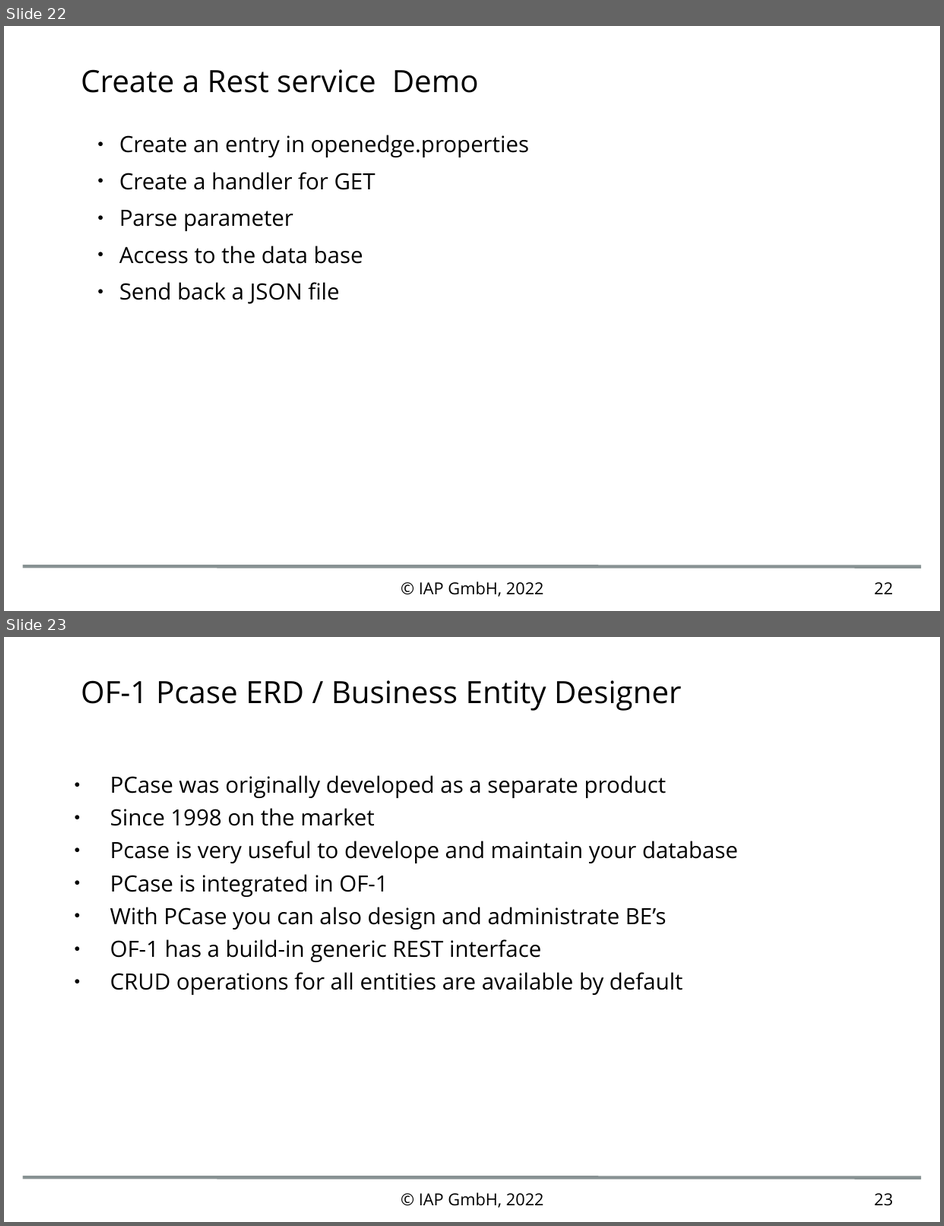
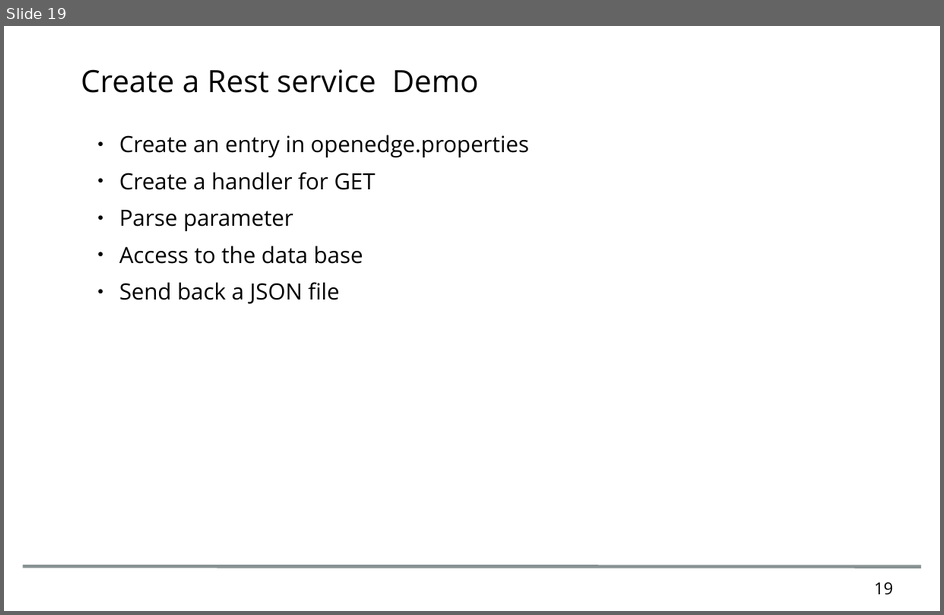
Before and after one commit to nik00iap/openedgeExcercises, a slide deck: doc/2023_4_PasoeWorkshop.odp. Shown one above the other, each under a label of ours: slides 22 and 23 before the commit, slide 19 after it. The pictures are 944x1226 and 944x615 pixels, drawn with LibreOffice and Linux fonts; fonts in the diff are those of the drawing; background and template pictures are left out. Boxes give left, top, right and bottom in pixels: in the first picture for what was removed or moved away, otherwise in the second. Text is boxed around its words. In the diff, an @@ line names an element or a change of style, - is before the commit and + after.

```diff
--- a/doc/2023_4_PasoeWorkshop.odp
+++ b/doc/2023_4_PasoeWorkshop.odp
@@ slide 23 removed at [4, 637, 940, 1222], background #FFFFFF; not listed: 1 template element that a slide beside it also shows @@
@@ title removed at [81, 680, 681, 711] @@
-OF-1 Pcase ERD / Business Entity Designer
@@ text removed at [110, 775, 738, 995] @@
-● PCase was originally developed as a separate product
-● Since 1998 on the market
-● Pcase is very useful to develope and maintain your database
-● PCase is integrated in OF-1
-● With PCase you can also design and administrate BE’s
-● OF-1 has a build-in generic REST interface
-● CRUD operations for all entities are available by default
@@ text removed at [419, 1193, 544, 1208] @@
-© IAP GmbH, 2022
@@ page number removed at [874, 1193, 893, 1206] @@
-23
@@ what was slide 22 is now slide 19 @@
@@ slide 19 changed as well @@
@@ text removed at [419, 582, 544, 597] @@
-© IAP GmbH, 2022
@@ page number at [874, 582, 893, 595]: text changed @@
-22
+19
```
Also in this commit, not shown: 23 other slides changed, 8 other slides removed, 3 other files.
